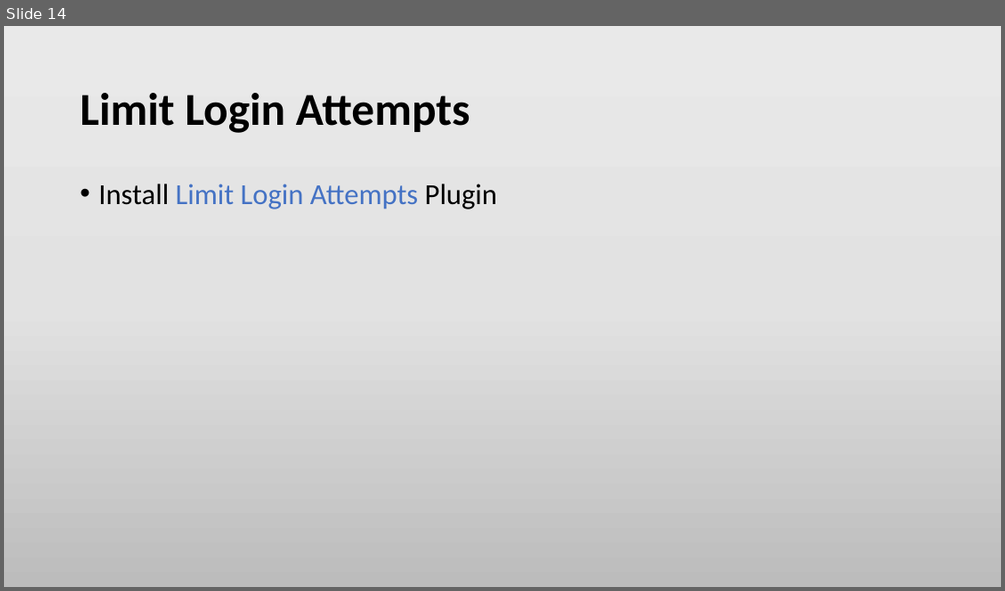
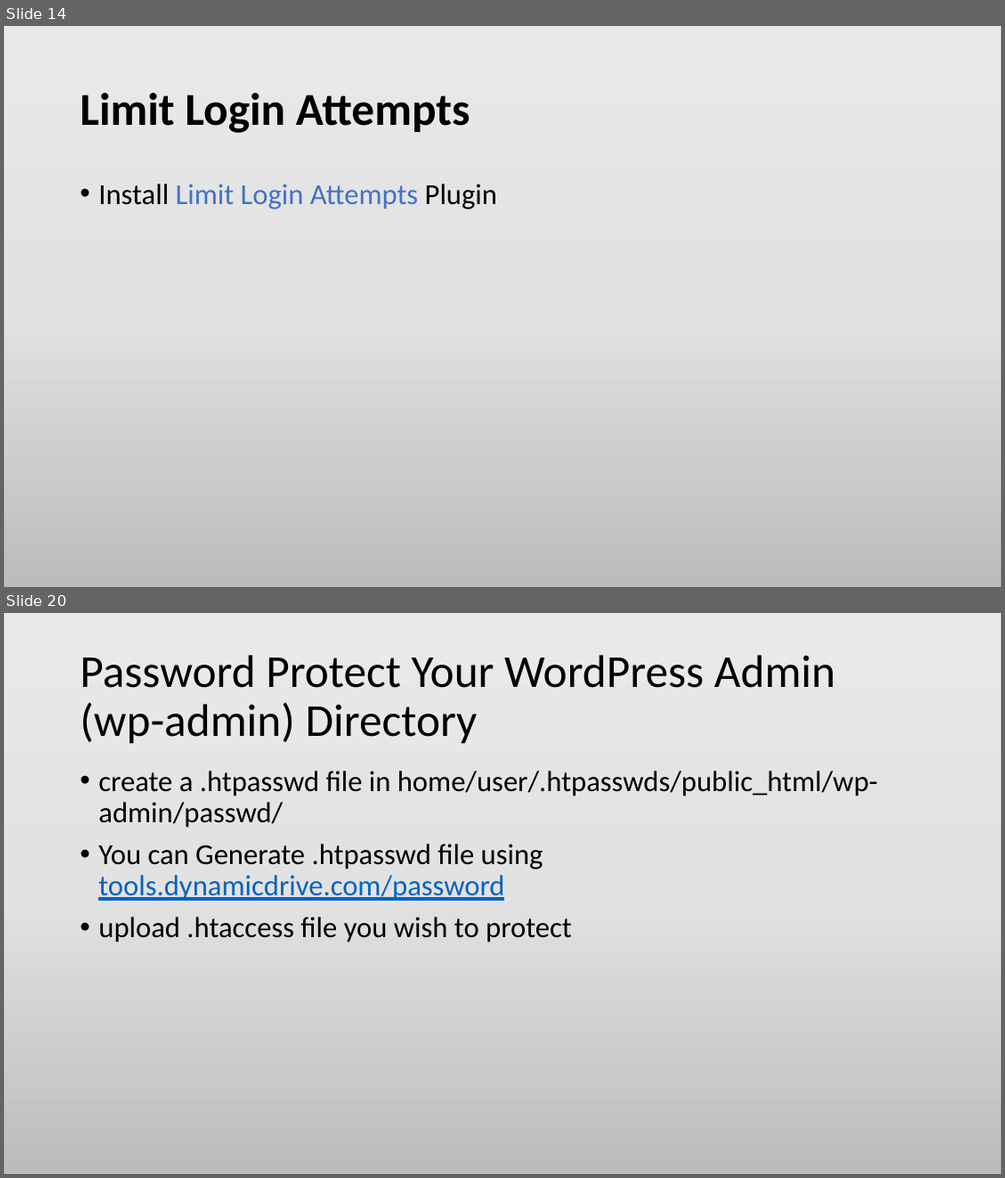
Before and after one commit to min-naing/Wordpress-Tuto-PowerPoint, a slide deck: 5. Wordpress Security.pptx. Shown one above the other, each under a label of ours: slide 14 before the commit, slides 14 and 20 after it; the slides between them are not shown. The pictures are 1005x591 and 1005x1178 pixels, drawn with LibreOffice and Linux fonts; fonts in the diff are those of the drawing. Boxes give left, top, right and bottom in pixels: in the first picture for what was removed or moved away, otherwise in the second. Text is boxed around its words. In the diff, an @@ line names an element or a change of style, - is before the commit and + after.

```diff
--- a/5. Wordpress Security.pptx
+++ b/5. Wordpress Security.pptx
@@ slide 20 added at (4,613,1001,1174), background gradient #EBEAEA to #E4E3E3 to #BDBCBC @@
@@ title added at (80,655,835,744), 44 pt, text #000000 @@
+Password Protect Your WordPress Admin (wp-admin) Directory
@@ text added at (98,771,878,942), 28 pt, text #000000 @@
+• create a .htpasswd file in home/user/.htpasswds/public_html/wp-admin/passwd/
+• You can Generate .htpasswd file using tools.dynamicdrive.com/password
+• upload .htaccess file you wish to protect
```
Also in this commit, not shown: 2 slides changed, 4 other slides added, 3 other files.
